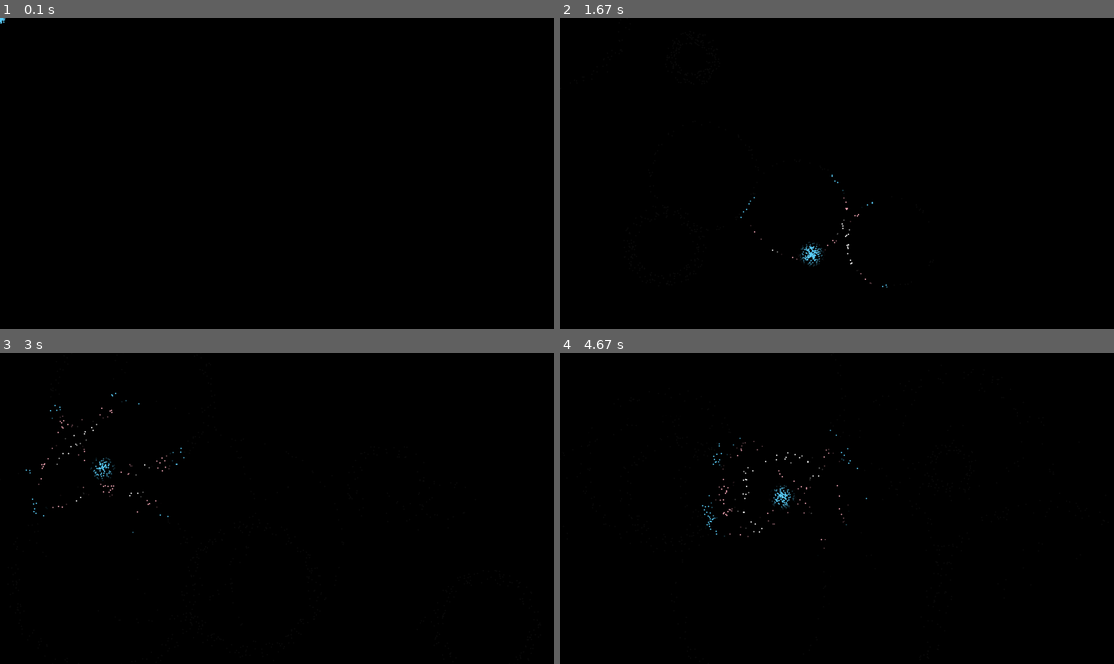
Above: before the commit, frames 1-4 (two rows, left to right).
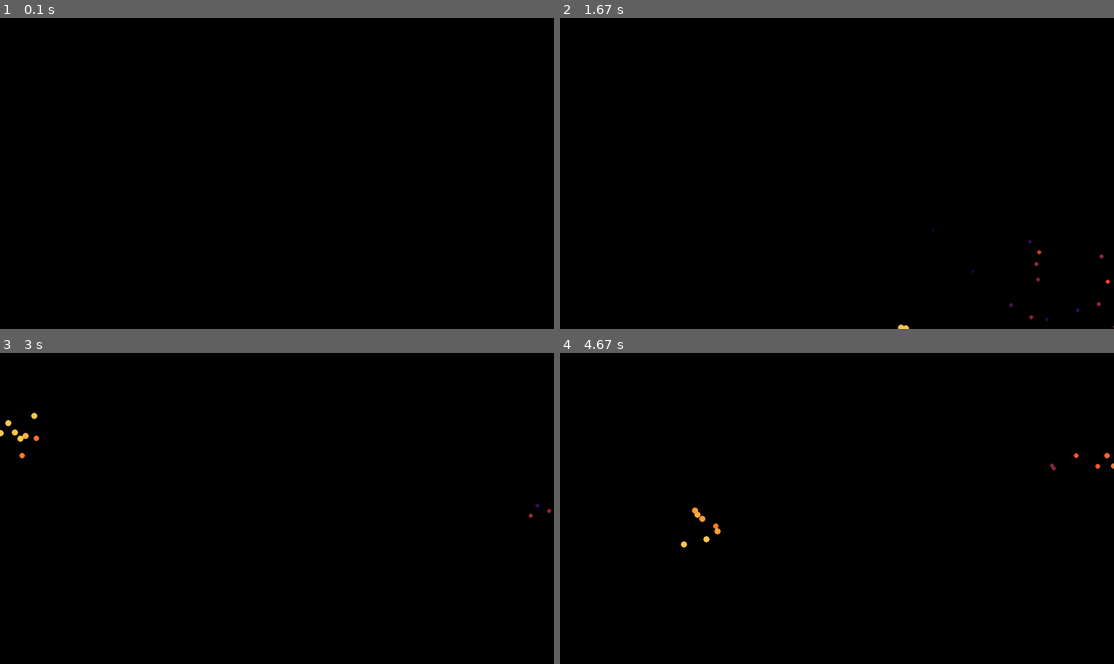
Above: after the commit, the same moments.

Repository: Twice-Ice/Pygame-Particle-System
Game: pygame game, started from main.py
Same seed, same stepped clock (60 frames per second), same inputs: the game is played once before the commit and once after it.
Inputs (mouse positions are in pixels of both pictures, inside the frame that each line leads up to):
- Up to frame 1 (0.1 s): no input
- Up to frame 2 (1.67 s): press the mouse at (704, 176) at 0.37 s; move the mouse to (798, 207) at 0.47 s; release the mouse at (892, 241) at 0.6 s; click (665, 245) at 0.72 s; click (692, 58) at 1.05 s; click (809, 254) at 1.38 s
- Up to frame 3 (3 s): click (487, 626) at 1.72 s; click (387, 483) at 2.05 s; click (448, 502) at 2.38 s; click (105, 468) at 2.72 s
- Up to frame 4 (4.67 s): click (964, 430) at 3.05 s; click (676, 489) at 3.38 s; click (715, 483) at 3.72 s; click (953, 468) at 4.05 s; click (781, 496) at 4.38 s

The runs differ from the first frame. In frame 1, less than 0.1% of the frame differs, in the area x 0-1%, y 0-2%; in frame 2, 0.3%; in frame 3, 0.4%; in frame 4, 0.5%, in the area x 21-100%, y 24-64%.

Commit message:
spawnOnMove
When spawnOnMove is set to True, then particles will only spawn if the mouse velo != (0, 0).

Diff:
--- a/main.py
+++ b/main.py
@@ -28,6 +28,7 @@
 	maxParticles = 1000,
 	ppf = 7.5,
 	particleLifetime = 1000,
+	spawnOnMove = True,
 	)
 
 transLight = ParticleEmitter(
@@ -125,9 +126,9 @@
 	screen.fill((0, 0, 0))
 
 	# testEmitter.update(screen, delta, pos = pygame.mouse.get_pos(), velo = -Vector2(pygame.mouse.get_rel())/7.5)
-	transLight.update(screen, delta, pos = pygame.mouse.get_pos(), velo = -Vector2(pygame.mouse.get_rel())/7.5)
+	# transLight.update(screen, delta, pos = pygame.mouse.get_pos(), velo = -Vector2(pygame.mouse.get_rel())/7.5)
 	# flashlight.update(screen, delta, pos = pygame.mouse.get_pos())
-	# fireFade.update(screen, delta, pos = pygame.mouse.get_pos(), velo = -Vector2(pygame.mouse.get_rel())/7.5)
+	fireFade.update(screen, delta, pos = pygame.mouse.get_pos(), velo = -Vector2(pygame.mouse.get_rel())/7.5)
 	# snow.update(screen, delta, pos = Vector2(SCREEN_SIZE[0]//2, -100))
 	# spidercerseCircles.update(screen, delta, pos = pygame.mouse.get_pos())
 
--- a/particles.py
+++ b/particles.py
@@ -748,7 +748,7 @@
 	[initAttributes is the attributes you apply to the particles when initializing them.]
 		[possible attributes are the same as for updateAttributes.]
 	'''
-	def __init__(self, pos = Vector2(0, 0), updateAttributes :  …(314 unchanged characters)… ll : bool = True, veloType : str = "avg"): #ppf = particles per frame
+	def __init__(self, pos = Vector2(0, 0), updateAttributes :  …(314 unchanged characters)… ll : bool = True, veloType : str = "avg", spawnOnMove = False): #ppf = particles per frame
 		self.pos = pos
 		self.maxParticles = maxParticles
 		self.particleList = []
@@ -761,6 +761,7 @@
 		self.initAttributes = initAttributes
 		self.size = size
 		self.veloType = veloType
+		self.spawnOnMove = spawnOnMove
 		if type(maxVelo) == Vector2:
 			self.maxVelo = maxVelo
 		elif type(maxVelo) == int or type(maxVelo) == float:
@@ -797,11 +798,13 @@
 		self.delta = delta + 1
 
 		'''new particles are set up here. If the maximum particles has been reached, no new particles will be added.'''
-		self.particleSpawns += self.ppf
-		for i in range(math.floor(self.particleSpawns)):
-			self.particleSpawns -= 1
-			if len(self.particleList) <= self.maxParticles:
-				self.particleList.append(Particle(Vector2(0, 0), velo, self.pos, self.particleLifetime, self.initAttributes, self.color, self.size, self.maxVelo, self.maxVeloAdjust, self.veloType))
+		'''only spawns particles when the mouse is moving IF self.spawnOnMove is set to True.'''
+		if (self.spawnOnMove and (velo != Vector2(0, 0))) or not self.spawnOnMove:
+			self.particleSpawns += self.ppf
+			for i in range(math.floor(self.particleSpawns)):
+				self.particleSpawns -= 1
+				if len(self.particleList) <= self.maxParticles:
+					self.particleList.append(Particle(Vector2(0, 0), velo, self.pos, self.particleLifetime, self.initAttributes, self.color, self.size, self.maxVelo, self.maxVeloAdjust, self.veloType))
 
 		'''loops through and updates all particles in the list.'''
 		for i in range(len(self.particleList)-1, 0, -1):
